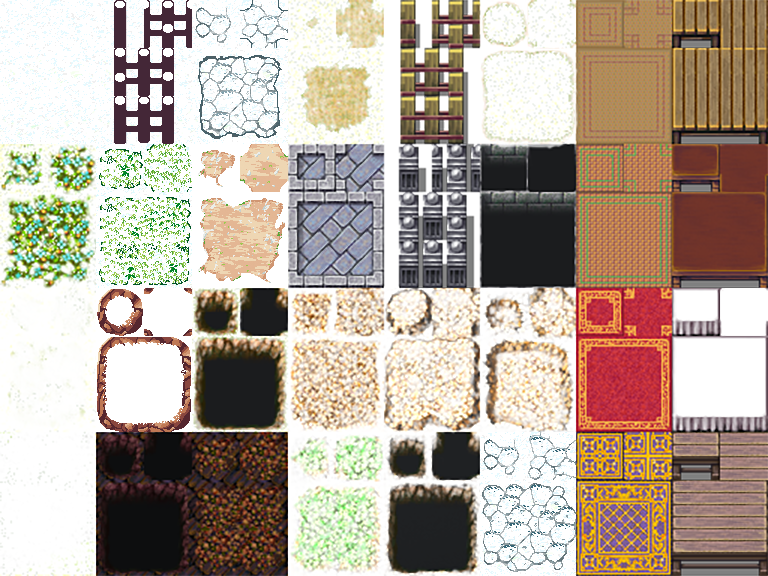
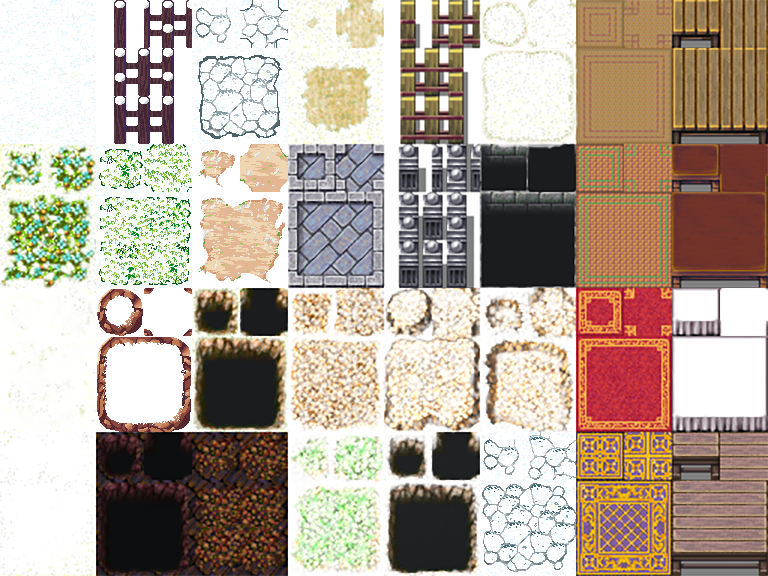
The second 768px x 576px image is a revision of the first. Changes to its layers:
painted on "Winter_A2_Fence" over [96, 0, 192, 144]
painted on "Layer 1" over [96, 0, 192, 144]
